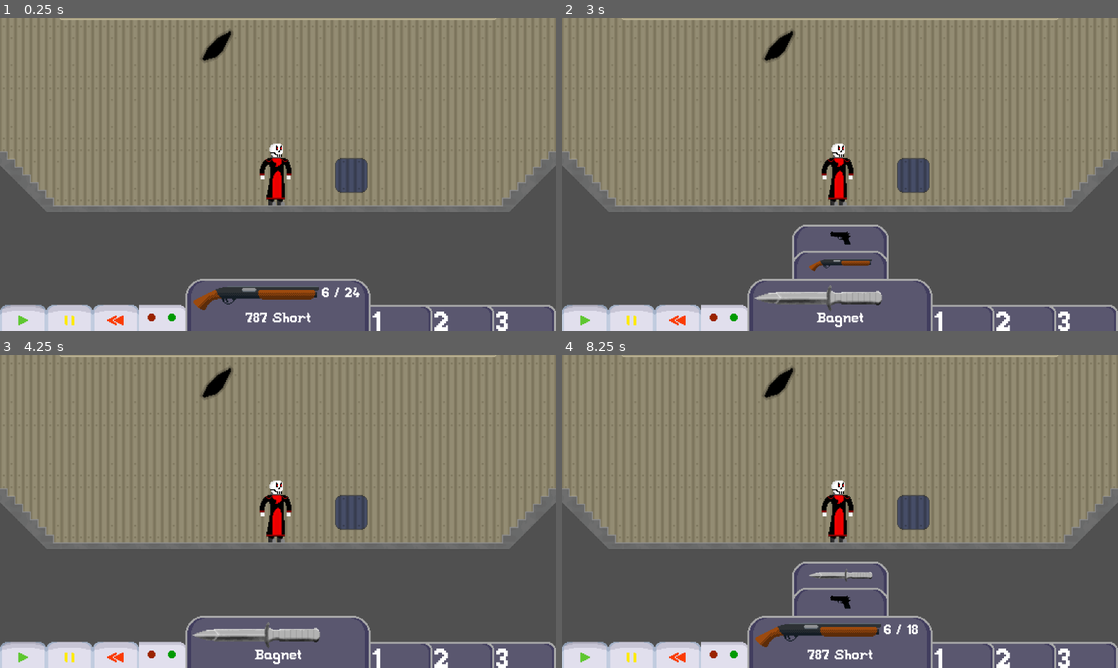
Above: before the commit, frames 1-4 (two rows, left to right).
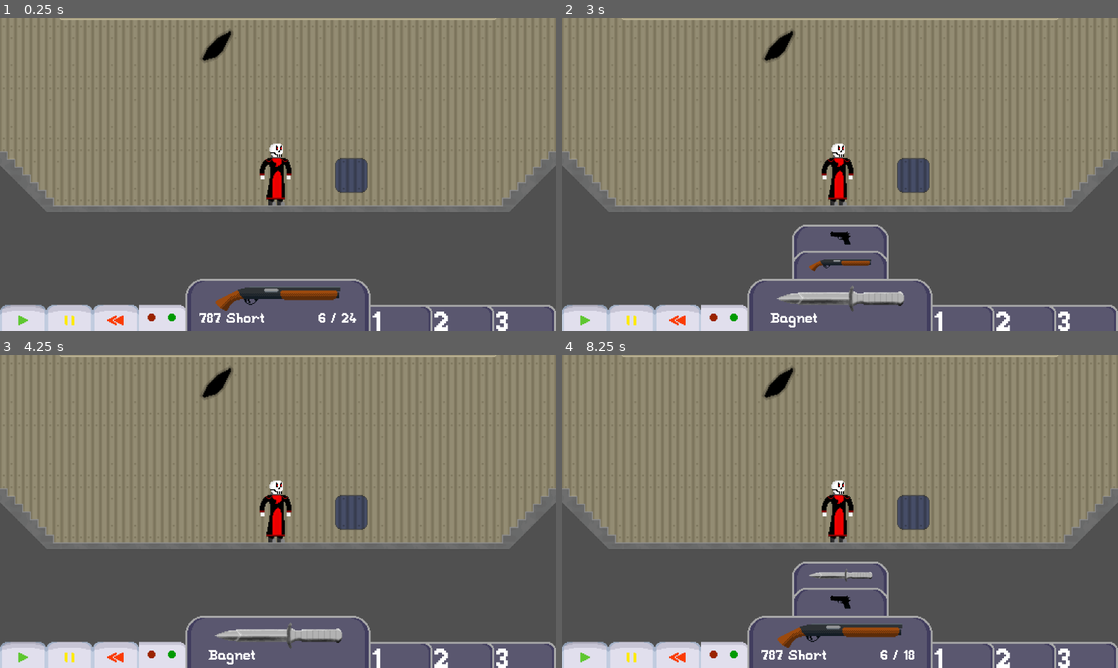
Above: after the commit, the same moments.

Repository: Symarfiusz-Renesans/KsiegaNadziei
Game: Godot game, scene res://sceny/senaPróbna.tscn
Same seed, same stepped clock (60 frames per second), same inputs: the game is played once before the commit and once after it. This scene is started directly instead of the project's main scene.
Inputs (mouse positions are in pixels of both pictures, inside the frame that each line leads up to):
- Up to frame 1 (0.25 s): no input
- Up to frame 2 (3 s): click (584, 318) at 0.5 s; click (584, 318) at 1.25 s; click (840, 318) at 2 s; click (840, 237) at 2.75 s
- Up to frame 3 (4.25 s): click (66, 655) at 3.5 s
- Up to frame 4 (8.25 s): click (678, 655) at 4.25 s; click (962, 655) at 5 s; click (1023, 655) at 5.75 s; click (1084, 655) at 6.5 s; click (840, 642) at 7.25 s; click (840, 602) at 8 s

The runs differ from the first frame. In frame 1, 1.4% of the frame differs, in the area x 34-65%, y 86-98%; in frame 2, 0.9%; in frame 3, 0.9%; in frame 4, 1.3%.

Commit message:
mała naprawa wyglądu

Diff:
--- a/obiekty/postacie/BoskiSędzia/InterfejsGracza.tscn
+++ b/obiekty/postacie/BoskiSędzia/InterfejsGracza.tscn
@@ -110,7 +110,7 @@
 stretch_mode = 0
 
 [node name="UżywanaBroń" type="Sprite2D" parent="głównyWyświetlacz"]
-position = Vector2(531, 40.0002)
+position = Vector2(577, 41.0002)
 scale = Vector2(2, 2)
 texture = ExtResource("7_3qkxu")
 
@@ -121,10 +121,10 @@
 anchor_top = 1.0
 anchor_right = 0.5
 anchor_bottom = 1.0
-offset_left = -67.0
-offset_top = -38.0
-offset_right = 69.0
-offset_bottom = -5.0
+offset_left = -163.0
+offset_top = -37.0
+offset_right = -27.0
+offset_bottom = -4.0
 grow_horizontal = 2
 grow_vertical = 0
 theme_override_fonts/font = ExtResource("8_be3oi")
@@ -133,10 +133,10 @@
 
 [node name="Amunicja" type="Label" parent="głównyWyświetlacz"]
 layout_mode = 0
-offset_left = 667.0
-offset_top = 18.0002
-offset_right = 747.0
-offset_bottom = 51.0002
+offset_left = 660.0
+offset_top = 71.0002
+offset_right = 740.0
+offset_bottom = 104.0
 theme_override_fonts/font = ExtResource("8_be3oi")
 text = "6 / 24"
 
--- a/project.godot
+++ b/project.godot
@@ -66,7 +66,7 @@
 "events": [Object(InputEventMouseButton,"resource_local_to_scene":false,"resource_name":"","device":-1,"window_id":0,"a …(256 unchanged characters)…
 ]
 }
-dzialanieDwojakie={
+"dzialanieWtóre"={
 "deadzone": 0.5,
 "events": [Object(InputEventMouseButton,"resource_local_to_scene":false,"resource_name":"","device":-1,"window_id":0,"a …(256 unchanged characters)…
 ]
Binary file changed: rysunki/UI/interfejsGracza/787-short.png
Not shown, changed: rysunki/UI/interfejsGracza/787-short.kra
Not shown, changed: rysunki/UI/interfejsGracza/787-short.kra~
Not shown, changed: rysunki/UI/interfejsGracza/787-short.png~
